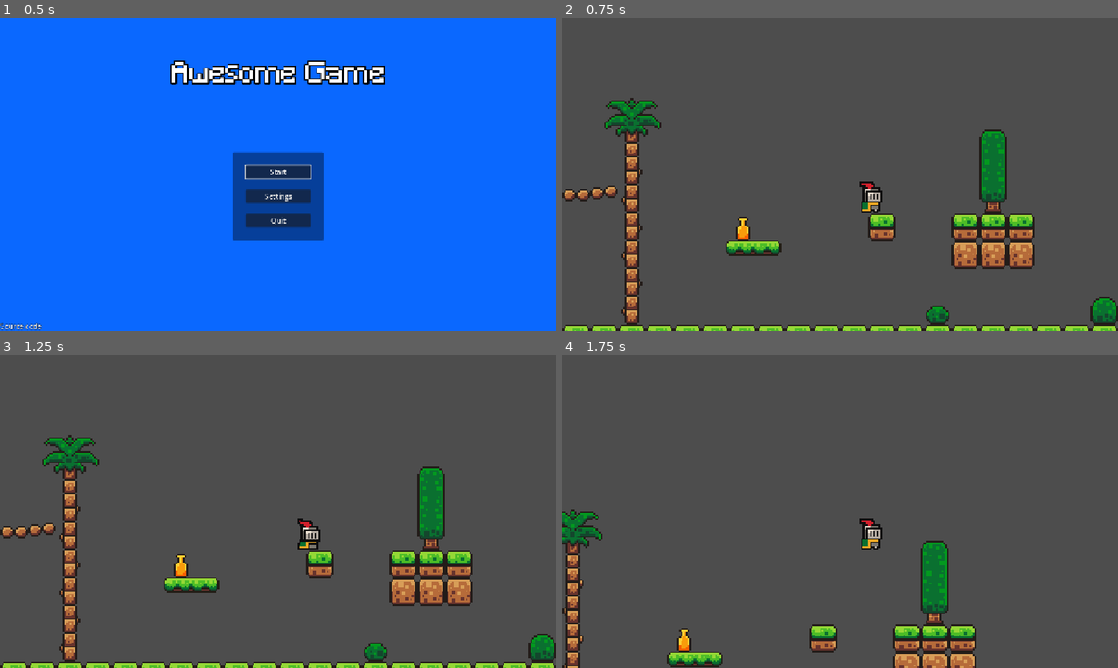
Above: before the commit, frames 1-4 (two rows, left to right).
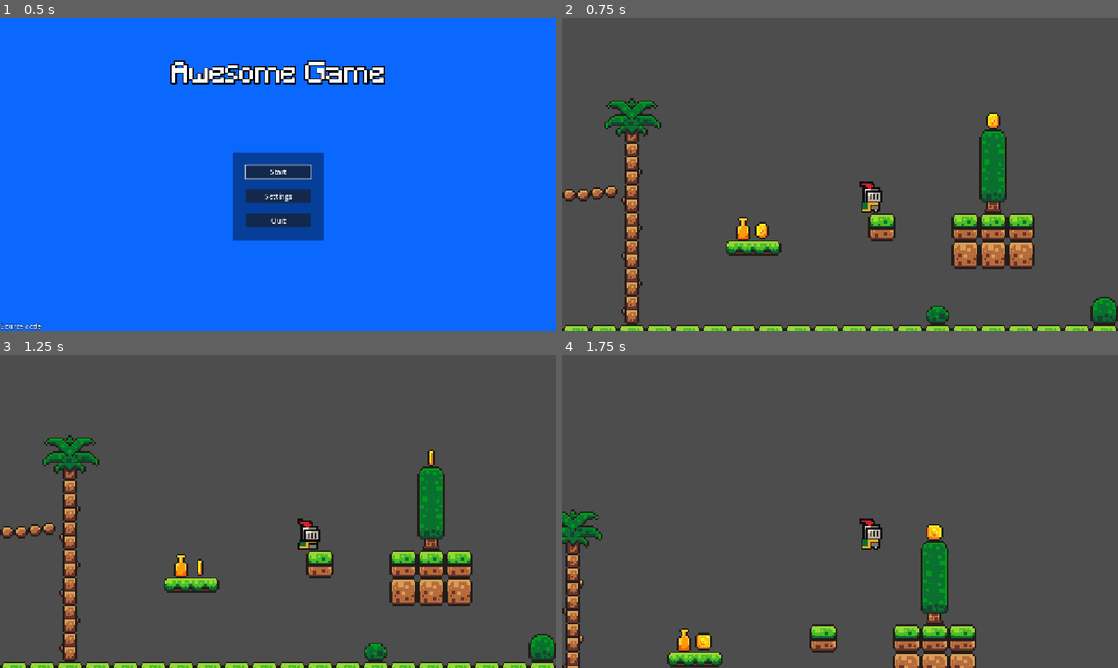
Above: after the commit, the same moments.

Repository: vsaint1/godot-platformer
Game: Godot game, scene res://scenes/menu_manager.tscn
Same seed, same stepped clock (60 frames per second), same inputs: the game is played once before the commit and once after it. Sound files missing from this copy of the repository are replaced by a short silence.
Inputs:
- Up to frame 1 (0.5 s): no input
- Up to frame 2 (0.75 s): click "Start" at 0.5 s
- Up to frame 3 (1.25 s): no input
- Up to frame 4 (1.75 s): hold D (move_right) from 1.28 s (still down); hold E (interact) from 1.28 s (still down); tap Space (jump) at 1.52 s

Frame 1 is identical in both runs. In frame 2, 0.2% of the frame differs, in the area x 34-79%, y 30-71%; in frame 3, 0.1%; in frame 4, 0.3%, in the area x 23-69%, y 54-95%.

Commit message:
added coins and sfx

Diff:
--- /dev/null
+++ b/prefabs/coin.tscn
@@ -0,0 +1,119 @@
+[gd_scene load_steps=18 format=3 uid="uid://c68ucxjojvmsb"]
+
+[ext_resource type="Script" uid="uid://bpj2j1sscn7kw" path="res://scripts/coin.gd" id="1_h1t07"]
+[ext_resource type="Texture2D" uid="uid://bxqq52ip6df65" path="res://assets/platformer/sprites/coin.png" id="2_ab8qe"]
+[ext_resource type="AudioStream" uid="uid://c60e8i2u7oxqn" path="res://assets/platformer/sounds/coin.wav" id="3_ab8qe"]
+
+[sub_resource type="AtlasTexture" id="AtlasTexture_70a7w"]
+atlas = ExtResource("2_ab8qe")
+region = Rect2(0, 0, 16, 16)
+
+[sub_resource type="AtlasTexture" id="AtlasTexture_s20rv"]
+atlas = ExtResource("2_ab8qe")
+region = Rect2(16, 0, 16, 16)
+
+[sub_resource type="AtlasTexture" id="AtlasTexture_sgj7x"]
+atlas = ExtResource("2_ab8qe")
+region = Rect2(32, 0, 16, 16)
+
+[sub_resource type="AtlasTexture" id="AtlasTexture_1dvju"]
+atlas = ExtResource("2_ab8qe")
+region = Rect2(48, 0, 16, 16)
+
+[sub_resource type="AtlasTexture" id="AtlasTexture_ph5xj"]
+atlas = ExtResource("2_ab8qe")
+region = Rect2(64, 0, 16, 16)
+
+[sub_resource type="AtlasTexture" id="AtlasTexture_08ori"]
+atlas = ExtResource("2_ab8qe")
+region = Rect2(80, 0, 16, 16)
+
+[sub_resource type="AtlasTexture" id="AtlasTexture_ois7t"]
+atlas = ExtResource("2_ab8qe")
+region = Rect2(96, 0, 16, 16)
+
+[sub_resource type="AtlasTexture" id="AtlasTexture_k154g"]
+atlas = ExtResource("2_ab8qe")
+region = Rect2(112, 0, 16, 16)
+
+[sub_resource type="AtlasTexture" id="AtlasTexture_dgoaq"]
+atlas = ExtResource("2_ab8qe")
+region = Rect2(128, 0, 16, 16)
+
+[sub_resource type="AtlasTexture" id="AtlasTexture_rgqkt"]
+atlas = ExtResource("2_ab8qe")
+region = Rect2(144, 0, 16, 16)
+
+[sub_resource type="AtlasTexture" id="AtlasTexture_2ftir"]
+atlas = ExtResource("2_ab8qe")
+region = Rect2(160, 0, 16, 16)
+
+[sub_resource type="AtlasTexture" id="AtlasTexture_fv0ah"]
+atlas = ExtResource("2_ab8qe")
+region = Rect2(176, 0, 16, 16)
+
+[sub_resource type="SpriteFrames" id="SpriteFrames_xlrxh"]
+animations = [{
+"frames": [{
+"duration": 1.0,
+"texture": SubResource("AtlasTexture_70a7w")
+}, {
+"duration": 1.0,
+"texture": SubResource("AtlasTexture_s20rv")
+}, {
+"duration": 1.0,
+"texture": SubResource("AtlasTexture_sgj7x")
+}, {
+"duration": 1.0,
+"texture": SubResource("AtlasTexture_1dvju")
+}, {
+"duration": 1.0,
+"texture": SubResource("AtlasTexture_ph5xj")
+}, {
+"duration": 1.0,
+"texture": SubResource("AtlasTexture_08ori")
+}, {
+"duration": 1.0,
+"texture": SubResource("AtlasTexture_ois7t")
+}, {
+"duration": 1.0,
+"texture": SubResource("AtlasTexture_k154g")
+}, {
+"duration": 1.0,
+"texture": SubResource("AtlasTexture_dgoaq")
+}, {
+"duration": 1.0,
+"texture": SubResource("AtlasTexture_rgqkt")
+}, {
+"duration": 1.0,
+"texture": SubResource("AtlasTexture_2ftir")
+}, {
+"duration": 1.0,
+"texture": SubResource("AtlasTexture_fv0ah")
+}],
+"loop": true,
+"name": &"default",
+"speed": 5.0
+}]
+
+[sub_resource type="CircleShape2D" id="CircleShape2D_2m7xu"]
+radius = 4.0
+
+[node name="Coin" type="Area2D" node_paths=PackedStringArray("coin_pick_sound")]
+collision_layer = 2
+collision_mask = 2
+script = ExtResource("1_h1t07")
+coin_pick_sound = NodePath("AudioStreamPlayer2D")
+
+[node name="AnimatedSprite2D" type="AnimatedSprite2D" parent="."]
+sprite_frames = SubResource("SpriteFrames_xlrxh")
+autoplay = "default"
+frame_progress = 0.295151
+
+[node name="CollisionShape2D" type="CollisionShape2D" parent="."]
+shape = SubResource("CircleShape2D_2m7xu")
+
+[node name="AudioStreamPlayer2D" type="AudioStreamPlayer2D" parent="."]
+stream = ExtResource("3_ab8qe")
+
+[connection signal="body_entered" from="." to="." method="_on_body_entered"]
--- a/scenes/main.tscn
+++ b/scenes/main.tscn
@@ -1,10 +1,11 @@
-[gd_scene load_steps=12 format=4 uid="uid://do8e7138jhjjl"]
+[gd_scene load_steps=13 format=4 uid="uid://do8e7138jhjjl"]
 
 [ext_resource type="Script" uid="uid://d30vtcusmf8sa" path="res://scripts/main.gd" id="1_o5qli"]
 [ext_resource type="PackedScene" uid="uid://bkj76c8enitkk" path="res://prefabs/player.tscn" id="2_tbgi4"]
 [ext_resource type="Texture2D" uid="uid://iixdboyinn51" path="res://assets/platformer/sprites/world_tileset.png" id="4_jyhfs"]
 [ext_resource type="PackedScene" uid="uid://cecb8rnvyg3y3" path="res://prefabs/platform.tscn" id="5_tbgi4"]
 [ext_resource type="AudioStream" uid="uid://dn645vgnx7sk4" path="res://assets/musics/the_entertainer.ogg" id="6_tefeu"]
+[ext_resource type="PackedScene" uid="uid://c68ucxjojvmsb" path="res://prefabs/coin.tscn" id="7_o6xl0"]
 [ext_resource type="PackedScene" uid="uid://bbyqosnyuh3kb" path="res://prefabs/sign.tscn" id="8_tipki"]
 
 [sub_resource type="TileSetAtlasSource" id="TileSetAtlasSource_tbgi4"]
@@ -244,4 +245,24 @@
 stream = ExtResource("6_tefeu")
 autoplay = true
 
+[node name="Coins" type="Node" parent="."]
+
+[node name="Coin" parent="Coins" instance=ExtResource("7_o6xl0")]
+position = Vector2(-292, 5)
+
+[node name="Coin2" parent="Coins" instance=ExtResource("7_o6xl0")]
+position = Vector2(-45, 40)
+
+[node name="Coin3" parent="Coins" instance=ExtResource("7_o6xl0")]
+position = Vector2(88, -23)
+
+[node name="Coin4" parent="Coins" instance=ExtResource("7_o6xl0")]
+position = Vector2(871, 39)
+
+[node name="Coin5" parent="Coins" instance=ExtResource("7_o6xl0")]
+position = Vector2(1062, 82)
+
+[node name="Coin6" parent="Coins" instance=ExtResource("7_o6xl0")]
+position = Vector2(-248, 79)
+
 [editable path="Player"]
--- /dev/null
+++ b/scripts/coin.gd
@@ -0,0 +1,11 @@
+extends Area2D
+
+@export var coin_pick_sound: AudioStreamPlayer2D = null
+
+func _on_body_entered(body: Node2D) -> void:
+	self.visible = false
+	coin_pick_sound.play()
+
+	await coin_pick_sound.finished
+
+	self.queue_free()
Not shown, added: scripts/coin.gd.uid
